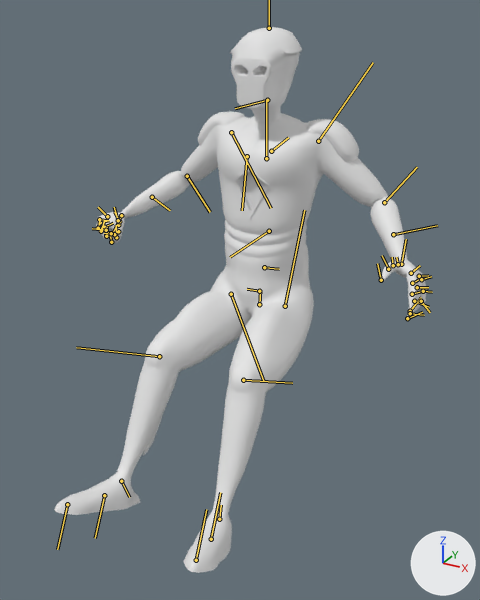
Renders of the FBX model project/Assets/Models/Goliath/Pilot.fbx from each side of a commit.
Camera for both pictures: a camera (50 mm lens) standing at (1.94, -3.82, 2.98) and looking at (0.17, -0.6, 1.37). The lights are fixed; the arrows at lower right show +X, +Y and +Z. Both versions are drawn at frame 40 of the action 'Take 001'; the numbers are the values there. The bones that bend it are drawn over the model as lines. Materials are left out; every surface is plain grey.

Objects in the first picture: 'body'.
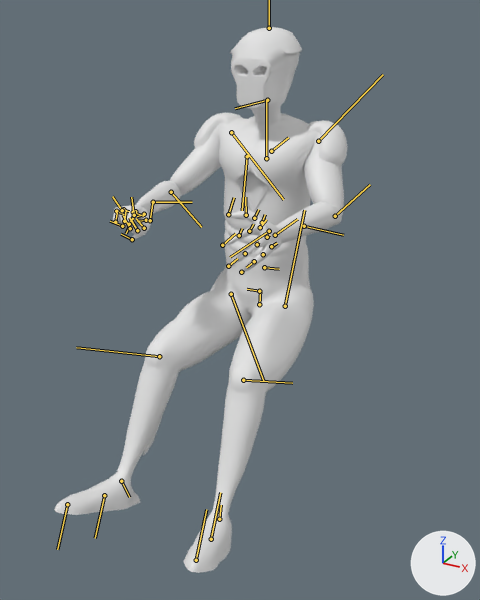
What the commit changed:
Bone 'jnt_L_Shoulder' (bone_jnt_l_shoulder) turns from (5, 1, -6) to (14, -45, -26) degrees about its own x, y and z.
Bone 'jnt_R_Shoulder' (bone_jnt_r_shoulder) turns from (6, 2, -6) to (13, -45, -26) degrees about its own x, y and z.
Bone 'jnt_R_Index1' (bone_jnt_r_index1) turns from (-3, -17, -86) to (-45, 1, -76) degrees about its own x, y and z.

Boxes [x1, y1, x2, y2] around the edits, measured in the pictures (480 x 600 px):
'body', posed (21% narrower)
    before: [54, 27, 427, 573]
    after: [54, 27, 347, 573]
bone 'jnt_L_Shoulder', root to tip
    before: (318, 141) to (373, 62)
    after: (318, 141) to (383, 74)
bone 'jnt_R_Shoulder', root to tip
    before: (231, 132) to (271, 208)
    after: (231, 132) to (283, 199)
bone 'jnt_R_Index1', root to tip
    before: (104, 227) to (113, 223)
    after: (133, 212) to (143, 216)
